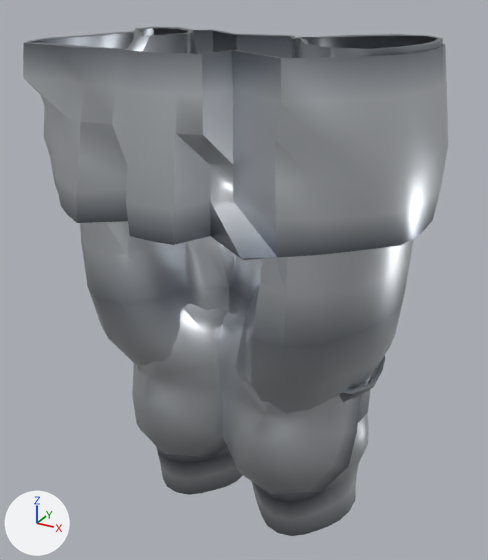
Renders of the glTF model assets_src/armor/aydor_1/heavy_a_legs.glb from each side of a commit.
Both versions are drawn from a 50 mm camera at (0.415, -0.75, 1.002) aimed at (-0.01, 0.022, 0.616). Lighting does not change. The marker at lower left points along +X, +Y and +Z. The picture after the commit comes second. Vertices at exactly the same position are counted once.

The first picture shows 'heavy_a_legs'.
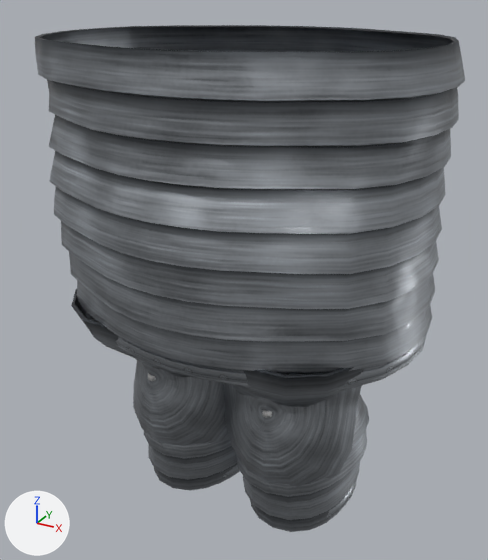
Patch to the scene script:
```diff
--- a/assets_src/armor/aydor_1/heavy_a_legs.glb.py
+++ b/assets_src/armor/aydor_1/heavy_a_legs.glb.py
@@ mat_trim @@
+mat_trim = bpy.data.materials.new('trim')
+# uses the picture img_trim_c_png
+# uses the picture img_trim_n_png
+# uses the picture img_trim_orm_png
@@ mat_steel @@
+mat_steel = bpy.data.materials.new('steel')
+# uses the picture img_steel_c_png
+# uses the picture img_steel_n_png
+# uses the picture img_steel_orm_png
@@ mat_iron @@
+mat_iron = bpy.data.materials.new('iron')
+mat_iron.use_nodes = True; mat_iron.node_tree.nodes.clear()
+_N = mat_iron.node_tree.nodes; _L = mat_iron.node_tree.links
+n0 = _N.new('ShaderNodeBsdfPrincipled'); n0.name = 'Principled BSDF'
+n0.inputs[1].default_value = 1.0  # 'Metallic'
+n0.inputs[2].default_value = 0.48  # 'Roughness'
+n1 = _N.new('ShaderNodeOutputMaterial'); n1.name = 'Material Output'
+n2 = _N.new('ShaderNodeVertexColor'); n2.name = 'Color Attribute'
+_L.new(n0.outputs[0], n1.inputs[0])  # 'BSDF' to 'Surface'
+_L.new(n2.outputs[0], n0.inputs[0])  # 'Color' to 'Base Color'
@@ me_heavy_a_legs @@
-me_heavy_a_legs.from_pydata(...)  # 1374 vertices, 2472 faces; spans x -0.256..0.253, y -0.204..0.198, z 0.26..0.946
-me_heavy_a_legs.materials.append(mat_metal)
+me_heavy_a_legs.from_pydata(...)  # 2804 vertices, 5228 faces; spans x -0.257..0.261, y -0.209..0.253, z 0.28..0.945
+# me_heavy_a_legs part 1: the loose piece of 256 vertices spanning x -0.256..0.253, y -0.204..0.198, z 0.745..0.942 is rebuilt with 1152 vertices and now spans x -0.257..0.261, y -0.209..0.253, z 0.565..0.945, in mat_steel
+# me_heavy_a_legs part 2: the loose piece of 220 vertices spanning x -0.203..0.019, y -0.084..0.121, z 0.26..0.541 is rebuilt with 462 vertices and now spans x -0.245..0.049, y -0.16..0.17, z 0.281..0.614, in mat_steel
+# me_heavy_a_legs part 3: the loose piece of 220 vertices spanning x -0.018..0.203, y -0.084..0.122, z 0.26..0.539 is rebuilt with 462 vertices and now spans x -0.043..0.231, y -0.161..0.174, z 0.281..0.614, in mat_steel
+# me_heavy_a_legs part 4: the loose piece of 97 vertices spanning x -0.185..0.038, y -0.12..0.008, z 0.329..0.619 is rebuilt with 141 vertices and now spans x -0.18..0.03, y -0.113..0.01, z 0.34..0.608, in mat_steel
+# me_heavy_a_legs part 5: a new loose piece of 160 vertices spanning x -0.256..0.249, y -0.173..0.25, z 0.567..0.587, in mat_trim
+# me_heavy_a_legs part 6: a new loose piece of 141 vertices spanning x -0.029..0.184, y -0.112..0.01, z 0.341..0.608, in mat_steel
+# me_heavy_a_legs part 7: a new loose piece of 130 vertices spanning x 0.008..0.168, y -0.066..0.124, z 0.28..0.309, in mat_trim
+# me_heavy_a_legs part 8: a new loose piece of 130 vertices spanning x -0.167..-0.004, y -0.067..0.123, z 0.28..0.308, in mat_trim
+# me_heavy_a_legs part 9: a new loose piece of 13 vertices spanning x -0.097..-0.083, y -0.104..-0.097, z 0.49..0.505, in mat_iron
+# me_heavy_a_legs part 10: 1 vertex moved within x 0.09, y -0.105, z 0.499; 580 vertices removed from x -0.229..0.23, y -0.148..0.159, z 0.328..0.946; 12 vertices added at x 0.083..0.097, y -0.104..-0.097, z 0.49..0.505
+me_heavy_a_legs.materials.append(mat_iron)
+me_heavy_a_legs.materials.append(mat_steel)
+me_heavy_a_legs.materials.append(mat_trim)
```

Changed parts and their boxes [x1, y1, x2, y2] in the pictures (488 x 560 px):
'heavy_a_legs', reshaped
    before: [23, 27, 448, 536]
    after: [35, 25, 465, 532]
part 1 of me_heavy_a_legs, rebuilt (58% taller)
    before: [23, 29, 448, 260]
    after: [35, 25, 465, 390]
part 2 of me_heavy_a_legs, rebuilt
    before: [156, 446, 243, 495]
    after: [72, 289, 240, 490]
part 3 of me_heavy_a_legs, rebuilt
    before: [252, 356, 385, 536]
    after: [232, 367, 369, 532]
part 4 of me_heavy_a_legs, rebuilt
    before: [132, 304, 227, 457]
    after: [133, 360, 230, 446]
part 5 of me_heavy_a_legs, added
    after: [81, 306, 426, 386]
part 6 of me_heavy_a_legs, added
    after: [224, 383, 362, 487]
part 7 of me_heavy_a_legs, added (mostly hidden)
    after: [317, 479, 357, 523]
part 8 of me_heavy_a_legs, added (mostly hidden)
    after: [223, 464, 239, 478]
part 9 of me_heavy_a_legs, added
    after: [148, 373, 156, 381]
part 10 of me_heavy_a_legs, built on
    before: [80, 27, 443, 494]
    after: [262, 410, 272, 418]
